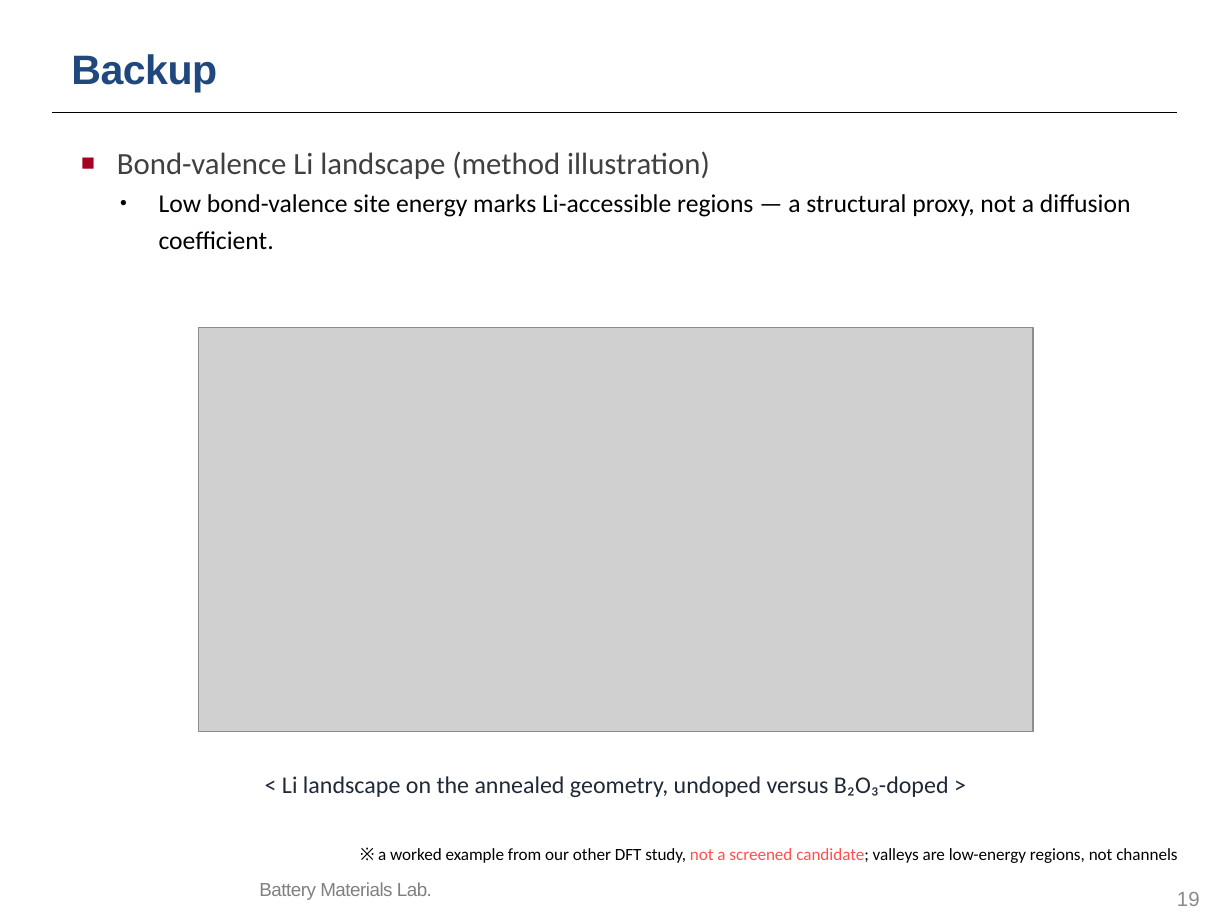
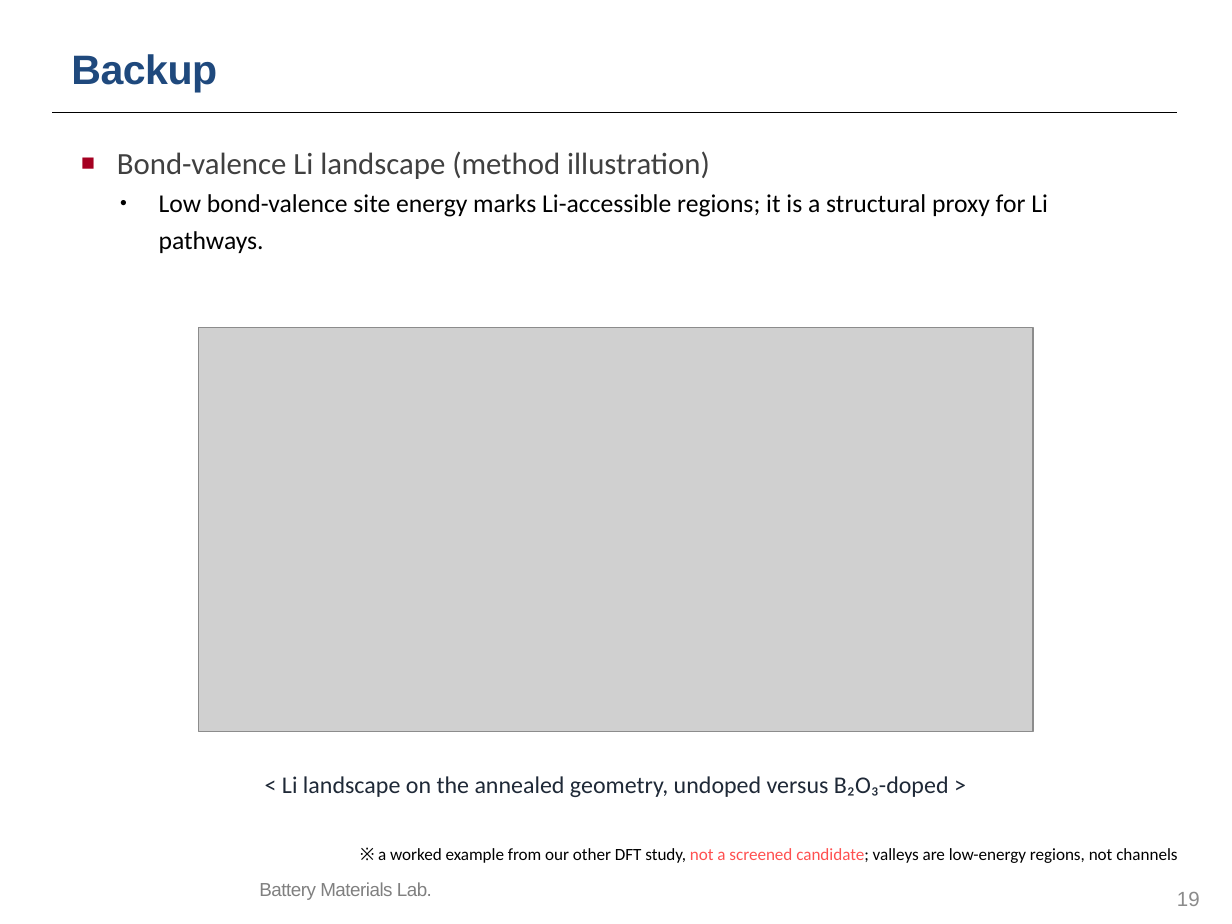
Before and after one commit to yonghoon7153-source/Yonghoon-DEM-DFT, a slide deck: slide 19 of kb/seminars/Research_Seminar_2026_10_13_cascade_progress_lean.pptx. Drawn at 1232x924 pixels with LibreOffice and Linux fonts; fonts in the diff are those of the drawing; grey boxes stand for pictures; background and template pictures are left out. Boxes give left, top, right and bottom in pixels: in the first picture for what was removed or moved away, otherwise in the second. Text is boxed around its words. In the diff, an @@ line names an element or a change of style, - is before the commit and + after.

```diff
--- a/kb/seminars/Research_Seminar_2026_10_13_cascade_progress_lean.pptx
+++ b/kb/seminars/Research_Seminar_2026_10_13_cascade_progress_lean.pptx
@@ text at (159,194,1048,253): text changed @@
-• Low bond-valence site energy marks Li-accessible regions — a structural proxy, not a diffusion coefficient.
+• Low bond-valence site energy marks Li-accessible regions; it is a structural proxy for Li pathways.
```
Also in this commit, not shown: 12 other slides changed, 11 other files.
